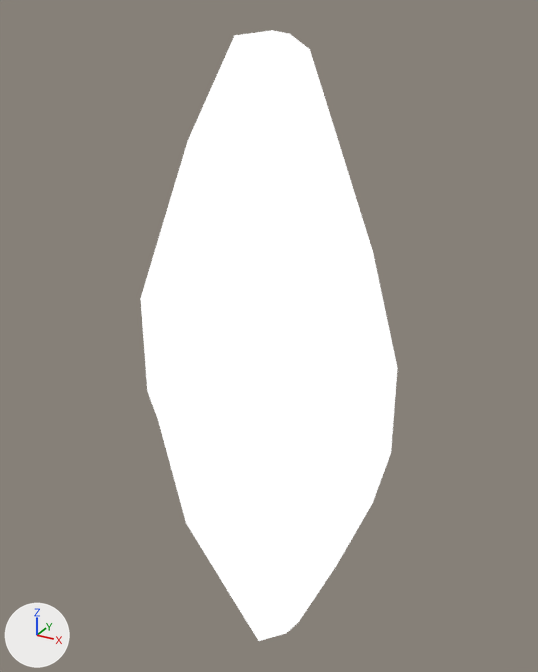
Before and after pictures for a commit that changed the OBJ model src/main/resources/assets/fluxedcrystals/models/block/crystal.obj.
Camera for both pictures: a 50 mm lens placed at (3.05, -5.61, 3.25), pointed at (-0.11, 0.13, 0.38). Arrows for +X, +Y and +Z are at lower left; the lights stay in place. Where no turn or scale is listed for an object, it has been applied to the vertices.

Names of what the first picture shows: 'fluxed'.
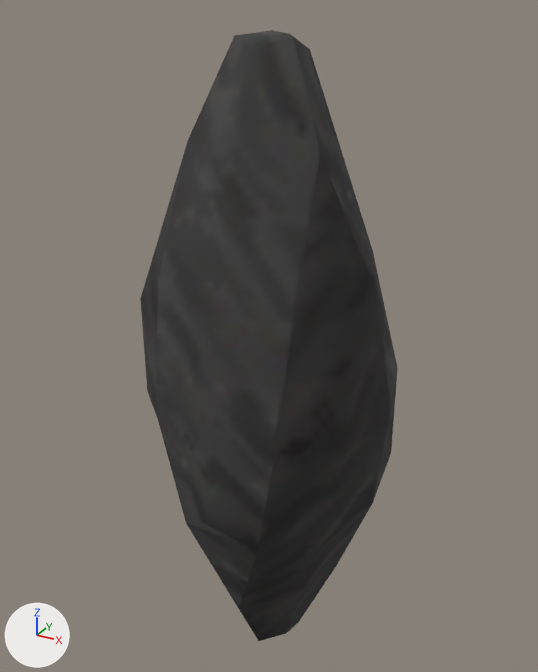
Changed parts and their boxes [x1, y1, x2, y2] in the pictures (538 x 672 px):
'fluxed', surface changed (white to black)
    both: [140, 30, 398, 641]

What changed in the scene script:
```text
Change mat_fluxed:
    remove mat_fluxed.emission_strength = 1.0
```
